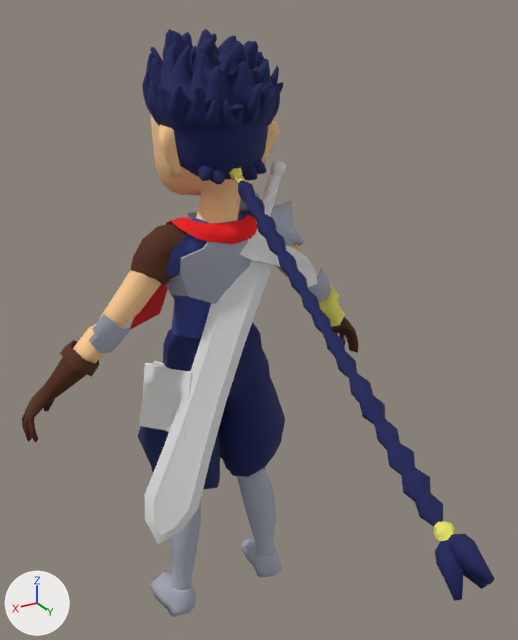
An edit to the FBX model Project SRPGesque/Assets/3DModels/Characters/AenComplete.FBX, drawn before and after from the same camera.
Both versions are drawn from a 50 mm camera at (0.572, 1.106, 1.148) aimed at (0.016, 0.179, 0.685). Lighting does not change. The marker at lower left points along +X, +Y and +Z. Where no turn or scale is listed for an object, it has been applied to the vertices. Vertices at the same position are counted once.

Names of what the first picture shows: 'Body', 'Box001', 'Swsord'.
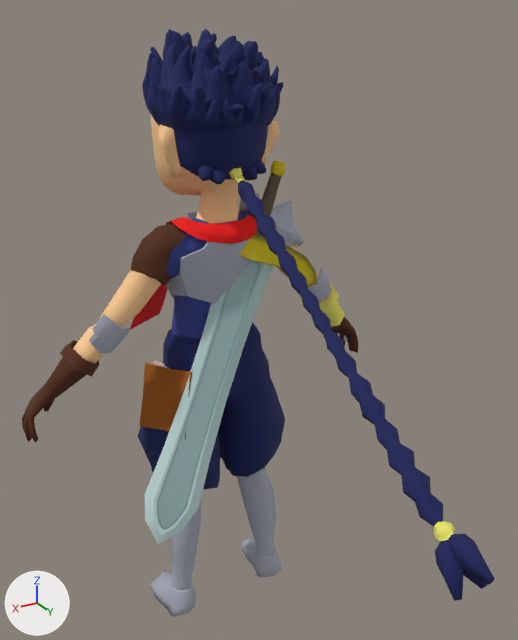
Where the change shows, as pixel boxes [x1, y1, x2, y2] in the pictures (518 x 640 px):
'Swsord', recoloured, surface changed
    both: [144, 160, 317, 544]
'Box001', recoloured (grey to brown)
    both: [139, 361, 192, 439]

The edits, one by one:
Picture 'Librotext.png' (img_librotext_png) is new.
Picture 'Espada.png' (img_espada_png) is new.
Material 'Material #408' (mat_material__408) is new.
Its texture is img_librotext_png.
Its roughness is 0.859.
Material 'Material #409' (mat_material__409) is new.
Its texture is img_espada_png.
Its roughness is 0.859.
me_mesh_001 has 197 vertices, 194 faces and spans x -0.188..0.16, y -0.079..0.062, z -0.346..0.349.
me_mesh_001 is used by ob_swsord; location (0.031, 0.053, 0.561).
me_mesh_001 part 1: texture (UV) coordinates of 194 of 194 faces, centred in x -0.186..0.151, y -0.072..0.055, z -0.326..0.348, changed; they spanned u 0.0..1.0, v 0.0..1.0 and now span u 0.0..1.0, v 0.0..0.86.
me_mesh_001 now uses material mat_material__409 (picture img_espada_png).
me_mesh_002 has 72 vertices, 72 faces and spans x -0.0478..0.0648, y -0.0548..0.0713, z -0.0618..0.0714.
me_mesh_002 now uses material mat_material__408 (picture img_librotext_png).
